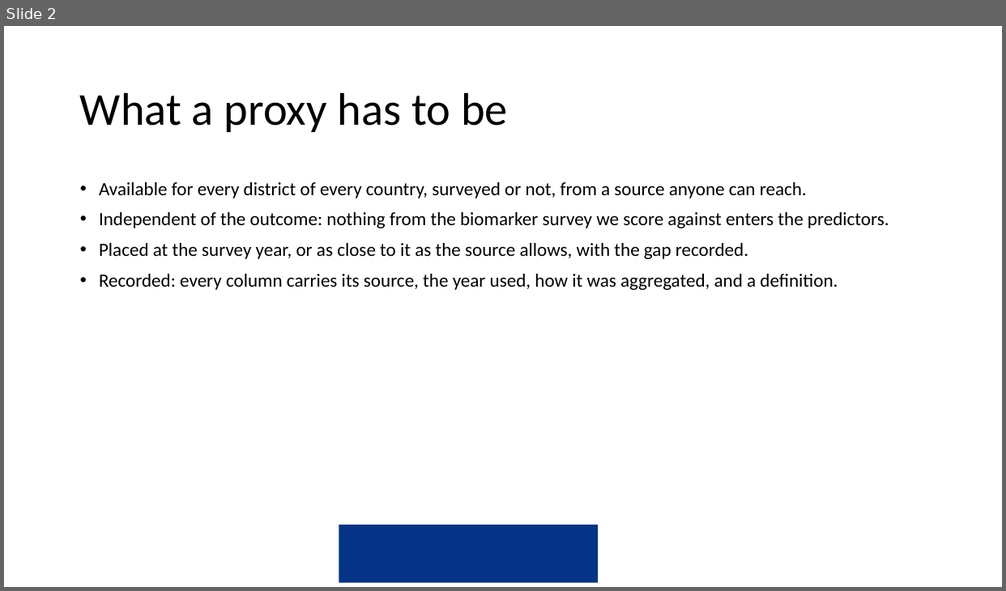
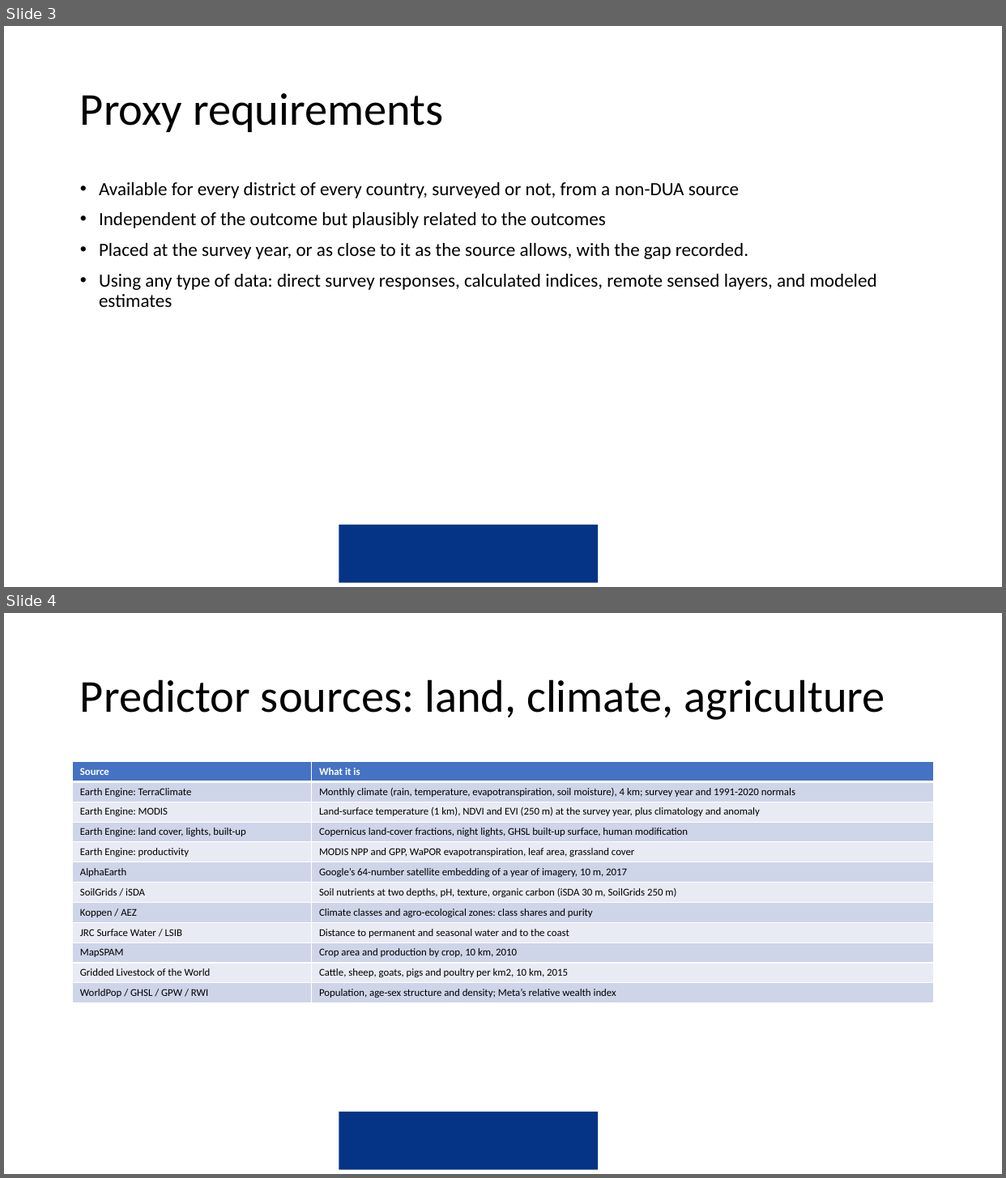
Before and after one commit to amertens/mn-prediction, a slide deck: docs/slides/MN-proxy-data-sources-2026-09.pptx. Shown one above the other, each under a label of ours: slide 2 before the commit, slides 3 and 4 after it. The pictures are 1006x591 and 1006x1178 pixels, drawn with LibreOffice and Linux fonts; fonts in the diff are those of the drawing; background and template pictures are left out. Boxes give left, top, right and bottom in pixels: in the first picture for what was removed or moved away, otherwise in the second. Text is boxed around its words. In the diff, an @@ line names an element or a change of style, - is before the commit and + after.

```diff
--- a/docs/slides/MN-proxy-data-sources-2026-09.pptx
+++ b/docs/slides/MN-proxy-data-sources-2026-09.pptx
@@ slide 4 added at [4, 613, 1002, 1174], background #FFFFFF; not listed: 1 template element that a slide beside it also shows @@
@@ title added at [80, 679, 885, 720], 44 pt, text #000000 @@
+Predictor sources: land, climate, agriculture
@@ table added at [73, 762, 934, 1002], 12 rows, 2 columns @@
+Source | What it is
+Earth Engine: TerraClimate | Monthly climate (rain, temperature, evapotranspiration, soil moisture), 4 km; survey year and 1991-2020 normals
+Earth Engine: MODIS | Land-surface temperature (1 km), NDVI and EVI (250 m) at the survey year, plus climatology and anomaly
+Earth Engine: land cover, lights, built-up | Copernicus land-cover fractions, night lights, GHSL built-up surface, human modification
+Earth Engine: productivity | MODIS NPP and GPP, WaPOR evapotranspiration, leaf area, grassland cover
+AlphaEarth | Google’s 64-number satellite embedding of a year of imagery, 10 m, 2017
+SoilGrids / iSDA | Soil nutrients at two depths, pH, texture, organic carbon (iSDA 30 m, SoilGrids 250 m)
+Koppen / AEZ | Climate classes and agro-ecological zones: class shares and purity
+JRC Surface Water / LSIB | Distance to permanent and seasonal water and to the coast
+MapSPAM | Crop area and production by crop, 10 km, 2010
+Gridded Livestock of the World | Cattle, sheep, goats, pigs and poultry per km2, 10 km, 2015
+WorldPop / GHSL / GPW / RWI | Population, age-sex structure and density; Meta’s relative wealth index
@@ what was slide 2 is now slide 3 @@
@@ slide 3 changed as well @@
@@ title at [80, 93, 444, 132]: text changed @@
-What a proxy has to be
+Proxy requirements
@@ text at [99, 182, 739, 228]: text changed @@
-• Available for every district of every country, surveyed or not, from a source anyone can reach.
-• Independent of the outcome: nothing from the biomarker survey we score against enters the predictors.
+• Available for every district of every country, surveyed or not, from a non-DUA source
+• Independent of the outcome but plausibly related to the outcomes
@@ text at [99, 274, 877, 307]: text changed @@
-• Recorded: every column carries its source, the year used, how it was aggregated, and a definition.
+• Using any type of data: direct survey responses, calculated indices, remote sensed layers, and modeled estimates
```
Also in this commit, not shown: 8 other slides changed, 9 other slides added, 8 slides removed, 36 other files.
